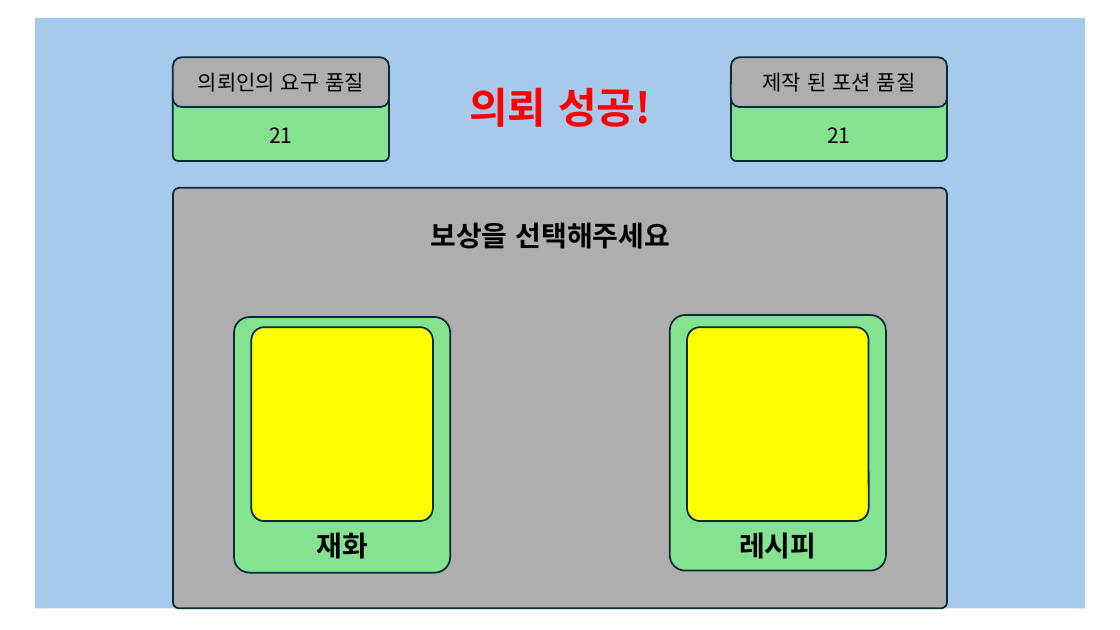
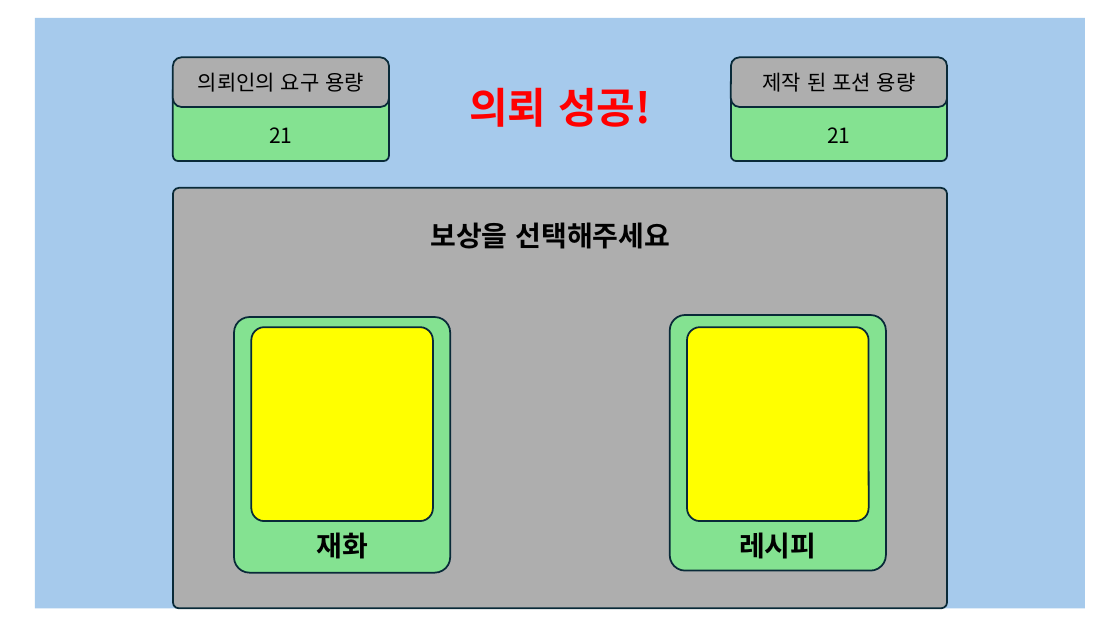
Before and after one commit to gws1017/BlackPotion, a slide deck: slide 11 of document/UI.pptx (slide 8 before the commit). Drawn at 1120x630 pixels with LibreOffice and Linux fonts; fonts in the diff are those of the drawing. Boxes give left, top, right and bottom in pixels: in the first picture for what was removed or moved away, otherwise in the second. Text is boxed around its words. In the diff, an @@ line names an element or a change of style, - is before the commit and + after.

```diff
--- a/document/UI.pptx
+++ b/document/UI.pptx
@@ text in rounded rectangle at (198,72,364,92): text changed @@
-의뢰인의 요구 품질
+의뢰인의 요구 용량
@@ text in rounded rectangle at (763,72,916,92): text changed @@
-제작 된 포션 품질
+제작 된 포션 용량
```
Also in this commit, not shown: 9 other slides changed, 4 slides added, 2 other files.
